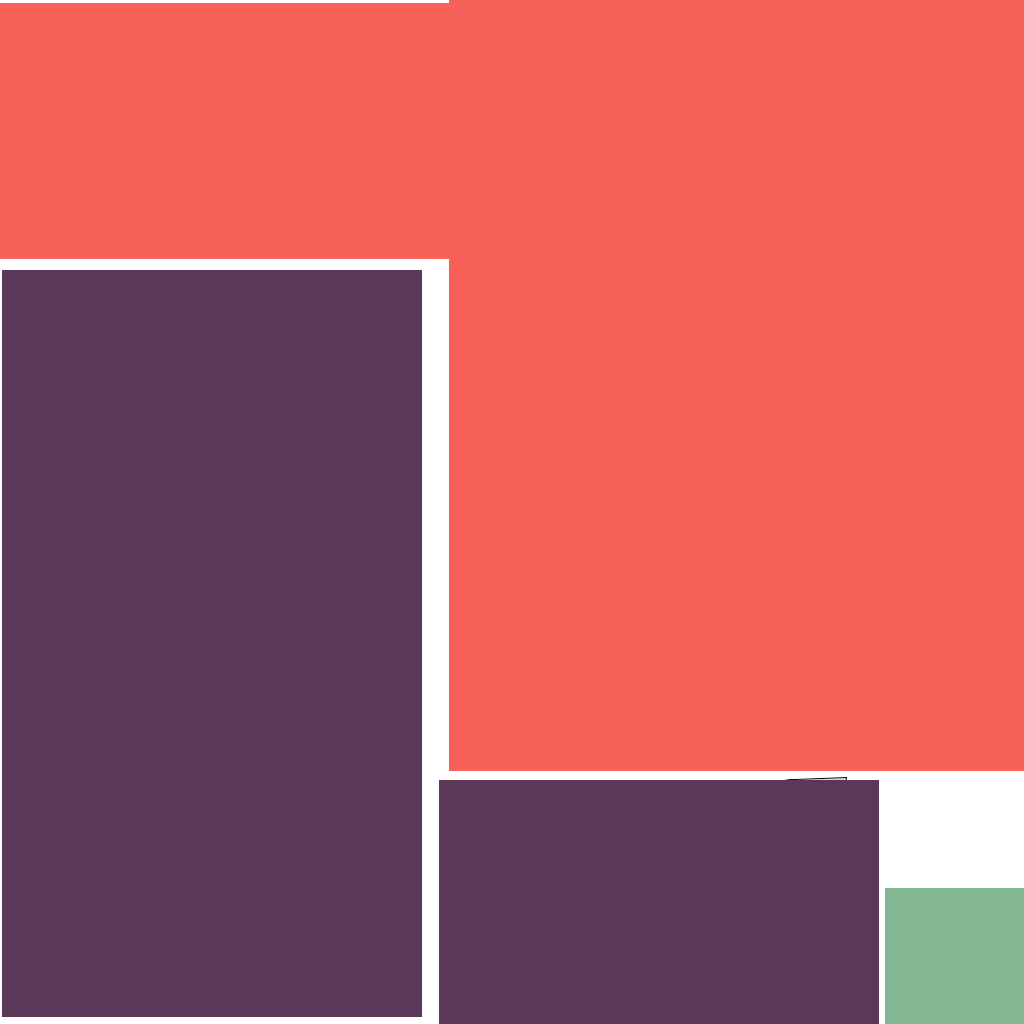
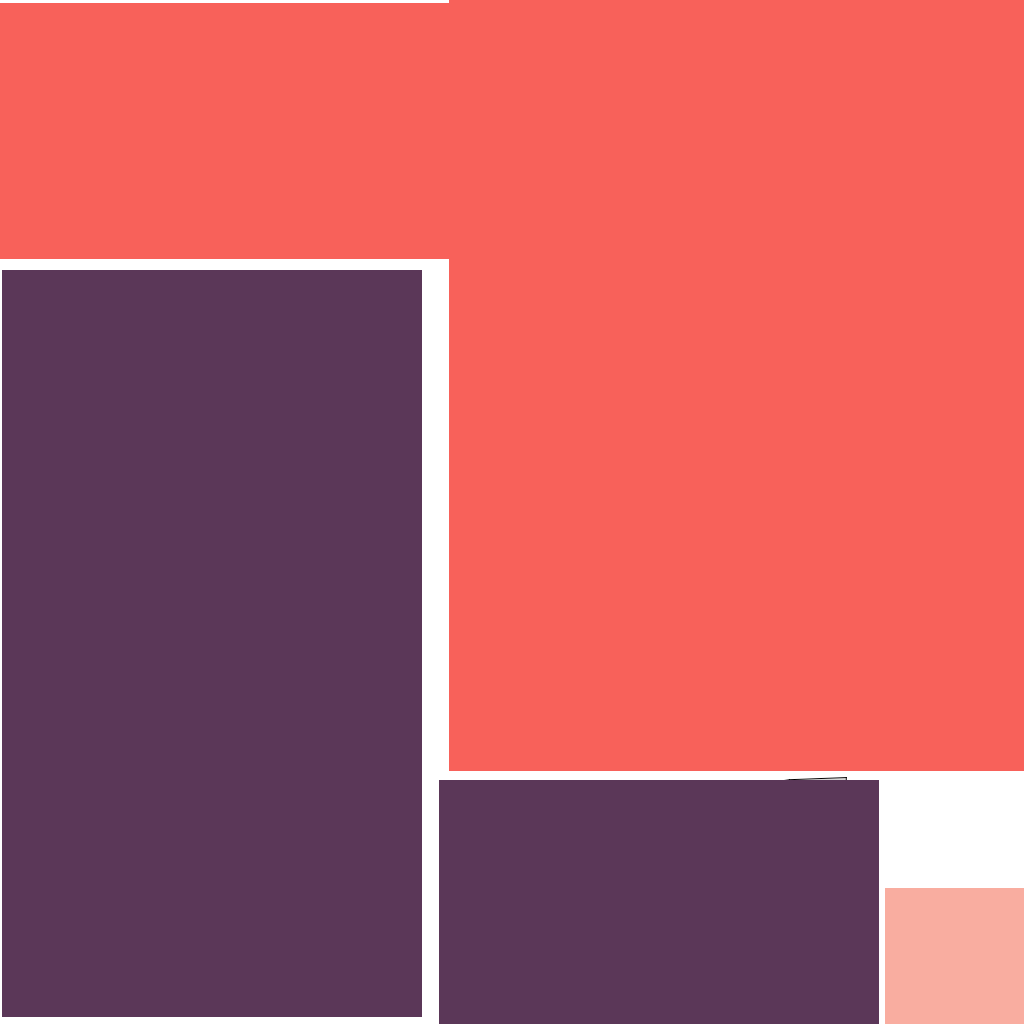
Layer changes from the first 1024px x 1024px image to the second:
painted on "Pole" over [885, 888, 1024, 1024]
